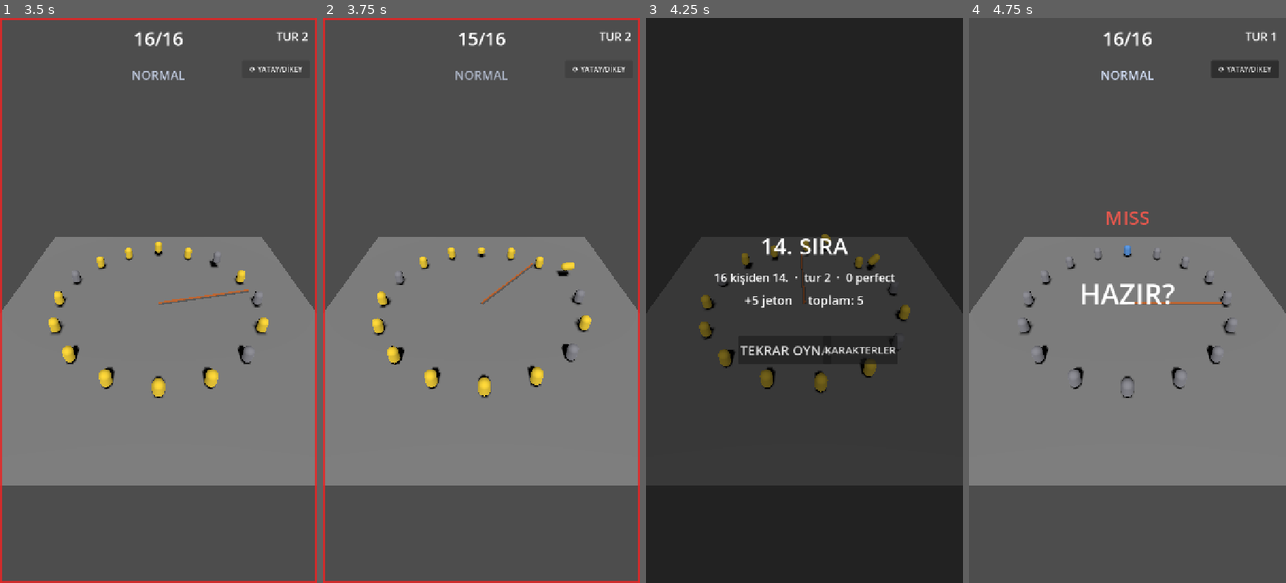
Above: before the commit, frames 1-4 (left to right).
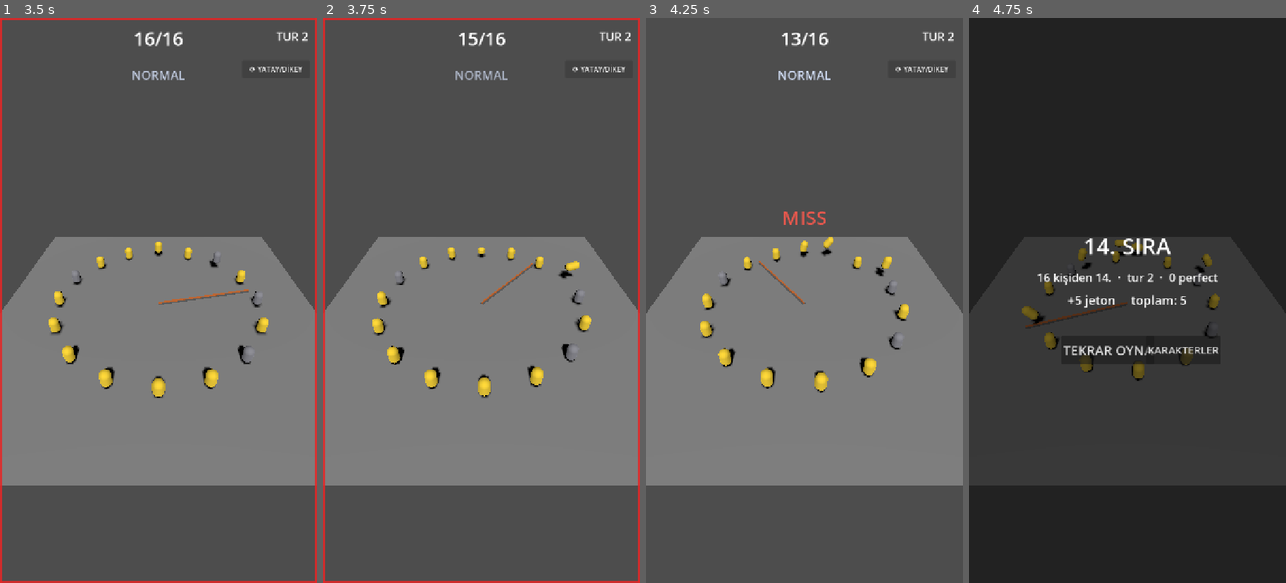
Above: after the commit, the same moments.

Repository: SametCanMavzer/loop-out
Game: Godot game, scene res://scenes/main.tscn
Two runs of this game, one before a commit and one after it. Both use one fixed random seed, a clock stepped at 60 frames per second and the inputs below.
Inputs (mouse positions are in pixels of both pictures, inside the frame that each line leads up to):
- Up to frame 1 (3.5 s): click "⟳ YATAY/DİKEY" at 0.5 s; click "⟳ YATAY/DİKEY" at 1.25 s; click "⟳ YATAY/DİKEY" at 2 s; tap Enter at 2.75 s; tap Space (jump) at 2.85, 3.02, 3.32 s
- Up to frame 2 (3.75 s): tap S (duck) at 3.6 s
- Up to frame 3 (4.25 s): tap Space (jump) at 3.77, 3.8, 4.07 s
- Up to frame 4 (4.75 s): click (1108, 351) at 4.25 s, where only the run before the commit has a clickable "TEKRAR OYNA"

Frame 1 is identical in both runs. In frame 2, less than 0.1% of the frame differs, in the area x 73-81%, y 43-47%; in frame 3, 100%, in the area x 0-100%, y 0-100%; in frame 4, 99%.

Commit message:
fix: F10 audit - audio must not touch Rng.cosmetic, make slow-mo visible
Independent audit of the audio system found:
- Audio.play consumed Rng.cosmetic for pitch variation but returned early when sound
  was off, so toggling sound shifted the cosmetic stream (elimination ragdoll
  directions differed) and Audio autoload loads before Rng (ordering risk).
  Sound now uses its own RandomNumberGenerator and touches no shared stream.
- slow-motion was invisible: the results screen opened the instant the player was
  eliminated, covering the ragdoll scene (GDD 5.2). Results now waits 0.75s real time.
- AudioDirector._process looked up Config.rope every frame; cached at setup.

Verification (scripts/dev/sim_audit_f10.{gd,tscn}): whoosh count equals rope turns in
fixed-direction rounds, sound on/off produces an identical round (same elimination
order and rope angle), slow-mo engages at 0.30 and restores time_scale. test_audio
extended with an Rng-isolation check. All tests + F8 audit still green.

Co-Authored-By: Claude Opus 4.8 <noreply@anthropic.com>

Diff:
--- a/autoload/Audio.gd
+++ b/autoload/Audio.gd
@@ -13,9 +13,14 @@
 var _music: AudioStreamPlayer
 var _music_base_pitch := 1.0
 var _enabled := true
+## Perde varyasyonu KENDİ rng'sinden gelir: Rng.cosmetic'i tüketmez. Aksi hâlde "ses açık/kapalı"
+## kozmetik stream'i kaydırır (eleme fırlatma yönleri değişir) ve Rng autoload'u Audio'dan SONRA
+## yüklendiği için sıra riski doğar. Ses hiçbir stream'i etkilemez.
+var _sfx_rng := RandomNumberGenerator.new()
 
 
 func _ready() -> void:
+	_sfx_rng.randomize()
 	_setup_buses()
 	_build_library()
 	for i in POOL_SIZE:
@@ -59,7 +64,7 @@
 	var p := _pool[_next]
 	_next = (_next + 1) % POOL_SIZE
 	p.stream = _sfx[sfx_name]
-	p.pitch_scale = 1.0 + (Rng.cosmetic.randf_range(-pitch_var, pitch_var) if pitch_var > 0.0 else 0.0)
+	p.pitch_scale = 1.0 + (_sfx_rng.randf_range(-pitch_var, pitch_var) if pitch_var > 0.0 else 0.0)
 	p.play()
 
 
--- /dev/null
+++ b/scenes/dev/sim_audit_f10.tscn
@@ -0,0 +1,6 @@
+[gd_scene load_steps=2 format=3 uid="uid://bipatlaauditf101"]
+
+[ext_resource type="Script" path="res://scripts/dev/sim_audit_f10.gd" id="1"]
+
+[node name="AuditF10" type="Node"]
+script = ExtResource("1")
--- a/scripts/core/audio_director.gd
+++ b/scripts/core/audio_director.gd
@@ -8,10 +8,12 @@
 var _controller: ArenaController
 var _player_id := 0
 var _slowmo_active := false
+var _start_rpm := 25.0        # her karede Config sözlüğü aramamak için önbellek (§11 bütçe)
 
 
 func setup(controller: ArenaController) -> void:
 	_controller = controller
+	_start_rpm = float(Config.rope.get("start_rpm", 25))
 	_controller.rope_swept_front.connect(_on_swept)          # "vuş" metronomu (§8.2)
 	EventBus.rope_crossed.connect(_on_crossed)
 	EventBus.jumper_stumbled.connect(_on_stumbled)
@@ -28,7 +30,7 @@
 		return
 	# Müzik temposu ip hızıyla (§8.3): pitch_scale = rpm / start_rpm.
 	var rpm := absf(_controller.rope.angular_vel) * 60.0 / TAU
-	Audio.set_music_speed(rpm, float(Config.rope.get("start_rpm", 25)))
+	Audio.set_music_speed(rpm, _start_rpm)
 
 
 func _on_swept() -> void:
--- a/scripts/core/main.gd
+++ b/scripts/core/main.gd
@@ -3,6 +3,9 @@
 ## Sahne HİÇ değişmez; restart = ArenaController.reset() + yeni tur (sahne reload YOK).
 
 const COUNTDOWN_S := 1.0    # GDD §2.3: "OYNA → 1 sn geri sayım → tur başlar"
+## Elenme sahnesi (GDD §5.2): savrulma + slow-motion görünsün diye sonuç ekranı kısa gecikir.
+## Gerçek zamanlı ölçülür (slow-mo sırasında time_scale 0.3'tür).
+const ELIM_SCENE_S := 0.75
 
 var state := GameState.new()
 
@@ -72,10 +75,13 @@
 
 
 func _on_player_eliminated(_alive: int) -> void:
-	# GDD §5.4: ≤3 kalan varsa finali izlet, değilse doğrudan sonuç (ölü süre sıfır).
+	# GDD §5.4: ≤3 kalan varsa finali izlet, değilse sonuç ekranı.
 	if _arena.controller.should_spectate():
 		state.go(GameState.State.SPECTATE)
-	else:
+		return
+	# Elenme sahnesini (ragdoll savrulma + slow-motion) göster, sonra sonuç ekranı.
+	await get_tree().create_timer(ELIM_SCENE_S, true, false, true).timeout
+	if state.current == GameState.State.PLAYING:      # bu sırada tur bitmediyse
 		_show_results(_arena.controller.placement())
 
 
--- /dev/null
+++ b/scripts/dev/sim_audit_f10.gd
@@ -0,0 +1,104 @@
+extends Node
+## F10 ses denetimi (headless): vuş metronomu ip turlarıyla birebir mi, ses gameplay
+## determinizmini etkiliyor mu, slow-motion zaman ölçeğini geri bırakıyor mu.
+## Çalıştırma: godot --headless scenes/dev/sim_audit_f10.tscn
+
+var _fail := 0
+
+
+func _ready() -> void:
+	_check_whoosh_matches_turns()
+	_check_sound_does_not_affect_gameplay()
+	await _check_slowmo_restores_time_scale()
+	if _fail == 0:
+		print("AUDIT F10 OK (vuş=tur sayısı, ses gameplay'i etkilemiyor, slow-mo time_scale iadesi)")
+	else:
+		print("AUDIT F10 FAILED: %d hata" % _fail)
+	get_tree().quit(_fail)
+
+
+func _make() -> Dictionary:
+	var ctrl := ArenaController.new()
+	add_child(ctrl)
+	var q := InputQueue.new()
+	add_child(q)
+	ctrl.setup(q)
+	ctrl.set_physics_process(false)
+	return {"ctrl": ctrl, "q": q}
+
+
+func _free(d: Dictionary) -> void:
+	d.ctrl.queue_free()
+	d.q.queue_free()
+
+
+## "Vuş" ritim sesidir (§8.2): ip oyuncu bölgesinden her geçişte tam 1 kez tetiklenmeli.
+## Toplam vuş sayısı = tamamlanan tur sayısı olmalı (±1 kısmi tur payı).
+func _check_whoosh_matches_turns() -> void:
+	var d := _make()
+	var count := {"n": 0}
+	d.ctrl.rope_swept_front.connect(func() -> void: count.n += 1)
+	d.ctrl.start_round(3131)
+	# Yalnız tur 1-5: bu tier'da sadece "normal" aktif (yön değişmez). reverse sonrası ip
+	# oyuncunun üstünden geri de geçer — o durumda vuş > tur olması DOĞRUdur (gerçek süpürme).
+	for i in 4000:
+		d.ctrl.step()
+		if d.ctrl.round_no > 5 or d.ctrl.alive_ids.size() <= 1:
+			break
+	var turns: int = d.ctrl.rope.turns
+	if absi(count.n - turns) > 1:
+		push_error("FAIL: vuş sayısı %d, ip turu %d — ritim ipe kilitli değil." % [count.n, turns])
+		_fail += 1
+	else:
+		print("  vuş %d / ip turu %d (sabit yönde ritim ipe kilitli)" % [count.n, turns])
+	_free(d)
+
+
+## Ses açık/kapalı gameplay sonucunu DEĞİŞTİRMEMELİ (§4.8: ses hiçbir stream'i tüketmez).
+func _check_sound_does_not_affect_gameplay() -> void:
+	var fp_on := _fingerprint(true)
+	var fp_off := _fingerprint(false)
+	if fp_on != fp_off:
+		push_error("FAIL: ses açık/kapalı farklı tur üretti.\n  açık=%s\n  kapalı=%s" % [fp_on, fp_off])
+		_fail += 1
+	else:
+		print("  ses açık/kapalı aynı tur: %s" % fp_on)
+
+
+func _fingerprint(sound_on: bool) -> String:
+	Audio.set_enabled(sound_on)
+	var d := _make()
+	var order: Array = []
+	var cb := func(id: int, _cause: int) -> void: order.append(id)
+	EventBus.jumper_eliminated.connect(cb)
+	d.ctrl.start_round(8080)
+	for i in 3000:
+		d.ctrl.step()
+		if d.ctrl.alive_ids.size() <= 1:
+			break
+	EventBus.jumper_eliminated.disconnect(cb)
+	var fp := "tur=%d canlı=%d açı=%.4f elenme=%s" % [
+		d.ctrl.round_no, d.ctrl.alive_ids.size(), d.ctrl.rope.angle, str(order)]
+	_free(d)
+	Audio.set_enabled(true)
+	return fp
+
+
+## Slow-motion bittiğinde Engine.time_scale 1.0'a dönmeli (yoksa oyun kalıcı ağır çeker).
+func _check_slowmo_restores_time_scale() -> void:
+	var director := AudioDirector.new()
+	add_child(director)
+	var d := _make()
+	director.setup(d.ctrl)
+	EventBus.player_eliminated.emit(9)
+	# Sinyal işleyicisinin ilk (await öncesi) kısmı SENKRON çalışır → time_scale hemen düşmeli.
+	if is_equal_approx(Engine.time_scale, 1.0):
+		push_error("FAIL: slow-motion hiç uygulanmadı (time_scale 1.0 kaldı)."); _fail += 1
+	else:
+		print("  slow-mo devrede: time_scale=%.2f" % Engine.time_scale)
+	await get_tree().create_timer(AudioDirector.SLOWMO_REAL_S + 0.2, true, false, true).timeout
+	if not is_equal_approx(Engine.time_scale, 1.0):
+		push_error("FAIL: slow-motion sonrası time_scale iade edilmedi (%f)." % Engine.time_scale)
+		_fail += 1
+	director.queue_free()
+	_free(d)
--- a/tests/test_audio.gd
+++ b/tests/test_audio.gd
@@ -66,8 +66,33 @@
 	if AudioServer.is_bus_mute(AudioServer.get_bus_index("Master")):
 		push_error("FAIL: ses açılınca mute kalkmalı."); fail += 1
 
+	# --- Determinizm: ses HİÇBİR Rng stream'ini tüketmemeli (§4.8) ---
+	# Aksi hâlde "ses açık/kapalı" kozmetik akışı kaydırır (eleme fırlatma yönleri değişir).
+	var rng_node := root.get_node_or_null(^"Rng")
+	if rng_node == null:
+		push_error("FAIL: Rng autoload yok."); fail += 1
+	else:
+		audio.call("set_enabled", true)
+		rng_node.call("seed_round", 4242)
+		for i in 6:
+			audio.call("play", &"whoosh", 0.1)
+			audio.call("play", &"perfect", 0.05)
+		var with_sound: int = rng_node.get("cosmetic").randi()
+
+		audio.call("set_enabled", false)
+		rng_node.call("seed_round", 4242)
+		for i in 6:
+			audio.call("play", &"whoosh", 0.1)
+			audio.call("play", &"perfect", 0.05)
+		var without_sound: int = rng_node.get("cosmetic").randi()
+		audio.call("set_enabled", true)
+
+		if with_sound != without_sound:
+			push_error("FAIL: ses çalmak Rng.cosmetic'i tüketiyor — ses açık/kapalı kozmetik determinizmi bozuyor.")
+			fail += 1
+
 	if fail == 0:
-		print("TEST AUDIO OK (SFX üretimi, bus, havuz round-robin, müzik pitch, mute)")
+		print("TEST AUDIO OK (SFX üretimi, bus, havuz, müzik pitch, mute, Rng izolasyonu)")
 	else:
 		print("TEST AUDIO FAILED: %d hata" % fail)
 	quit(fail)
Not shown, added: scripts/dev/sim_audit_f10.gd.uid
